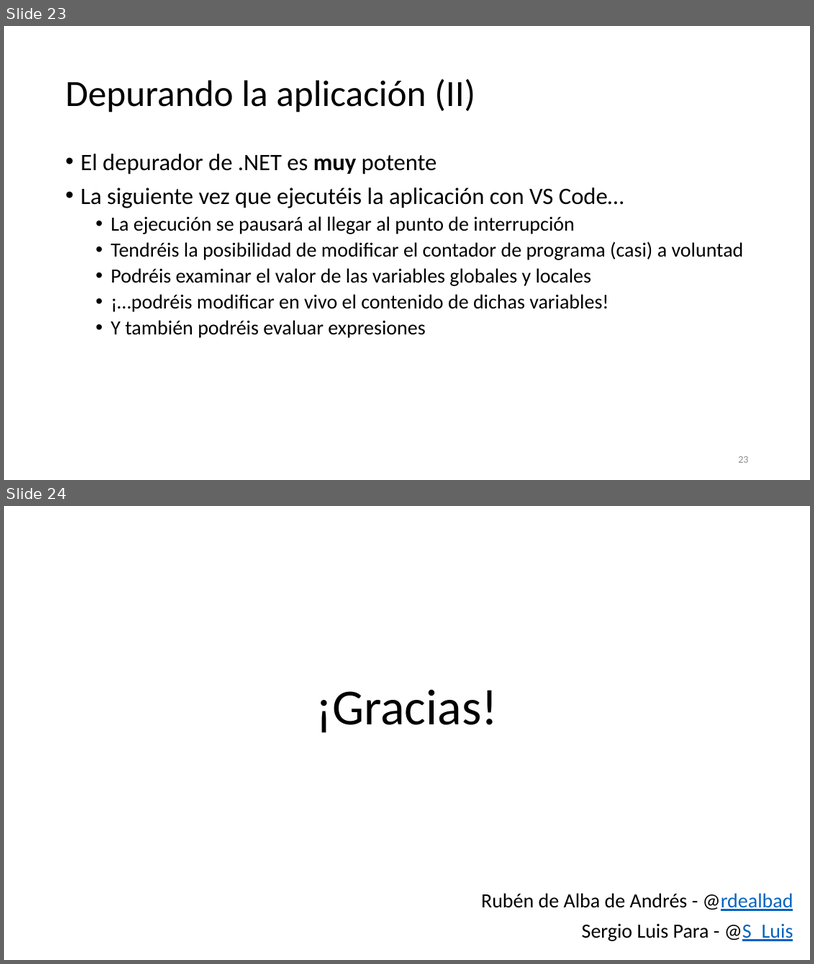
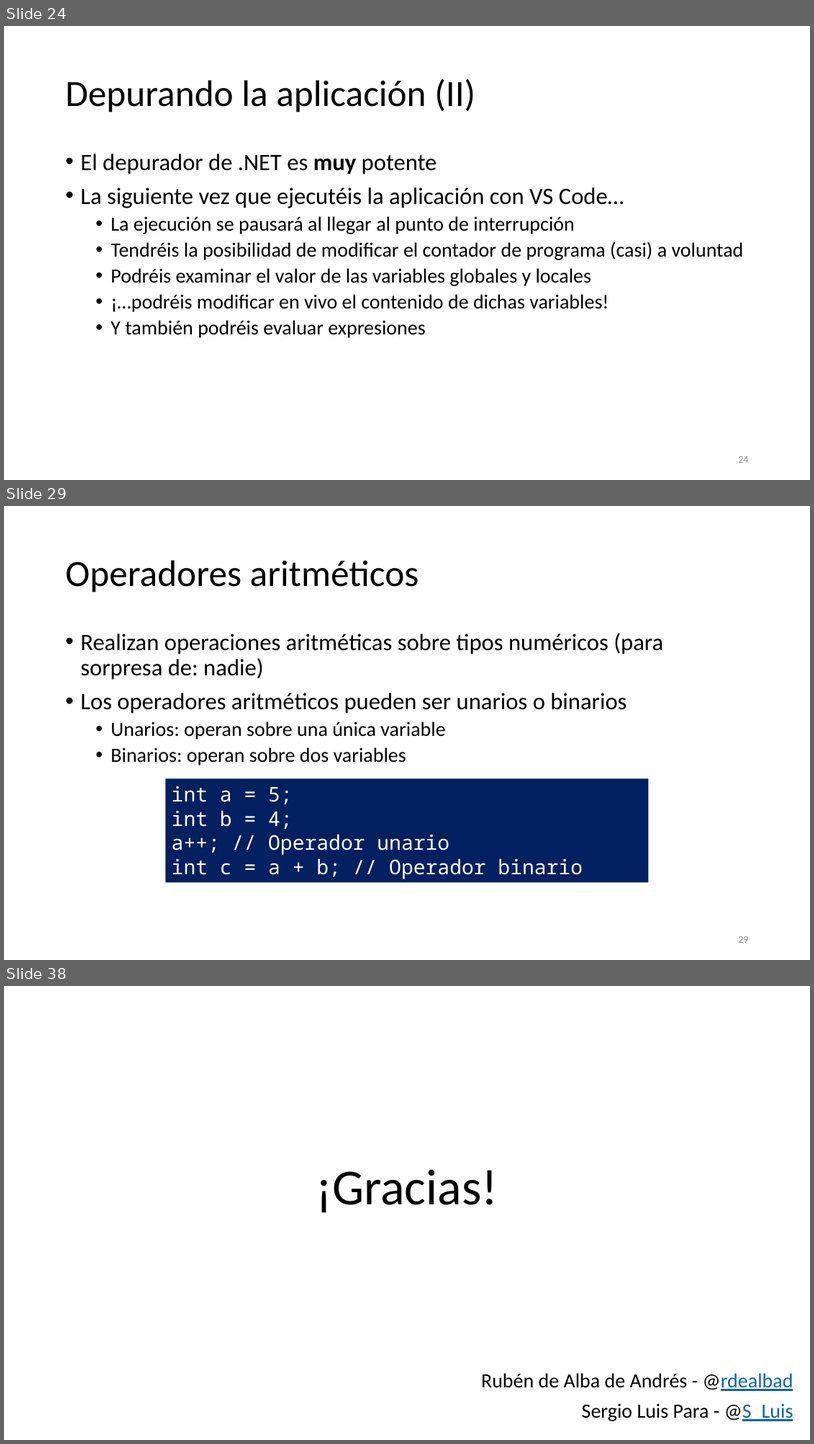
Before and after one commit to SergioLuis/hour-of-code-uva-2021, a slide deck: slides.pptx. Shown one above the other, each under a label of ours: slides 23 and 24 before the commit, slides 24, 29 and 38 after it; the slides between them are not shown. The pictures are 814x964 and 814x1444 pixels, drawn with LibreOffice and Linux fonts; fonts in the diff are those of the drawing. Boxes give left, top, right and bottom in pixels: in the first picture for what was removed or moved away, otherwise in the second. Text is boxed around its words. In the diff, an @@ line names an element or a change of style, - is before the commit and + after.

```diff
--- a/slides.pptx
+++ b/slides.pptx
@@ slide 29 added at [4, 506, 810, 960], background #FFFFFF @@
@@ title added at [65, 560, 419, 592], 44 pt, text #000000 @@
+Operadores aritméticos
@@ text added at [80, 633, 664, 765], 28 pt, text #000000 @@
+• Realizan operaciones aritméticas sobre tipos numéricos (para sorpresa de: nadie)
+• Los operadores aritméticos pueden ser unarios o binarios
+  • Unarios: operan sobre una única variable
+  • Binarios: operan sobre dos variables
@@ rectangle added at [165, 778, 649, 883], fill #002060, 24 pt, text #FFFFFF @@
+int a = 5;
+int b = 4;
+a++; // Operador unario
+int c = a + b; // Operador binario
@@ page number added at [738, 936, 748, 942], 12 pt, text #8C8C8C @@
+29
@@ what was slide 23 is now slide 24 @@
@@ page number at [738, 456, 748, 462]: text changed @@
-23
+24
@@ what was slide 24 is now slide 38 @@
```
Also in this commit, not shown: 8 slides changed, 13 other slides added, 1 other file.
